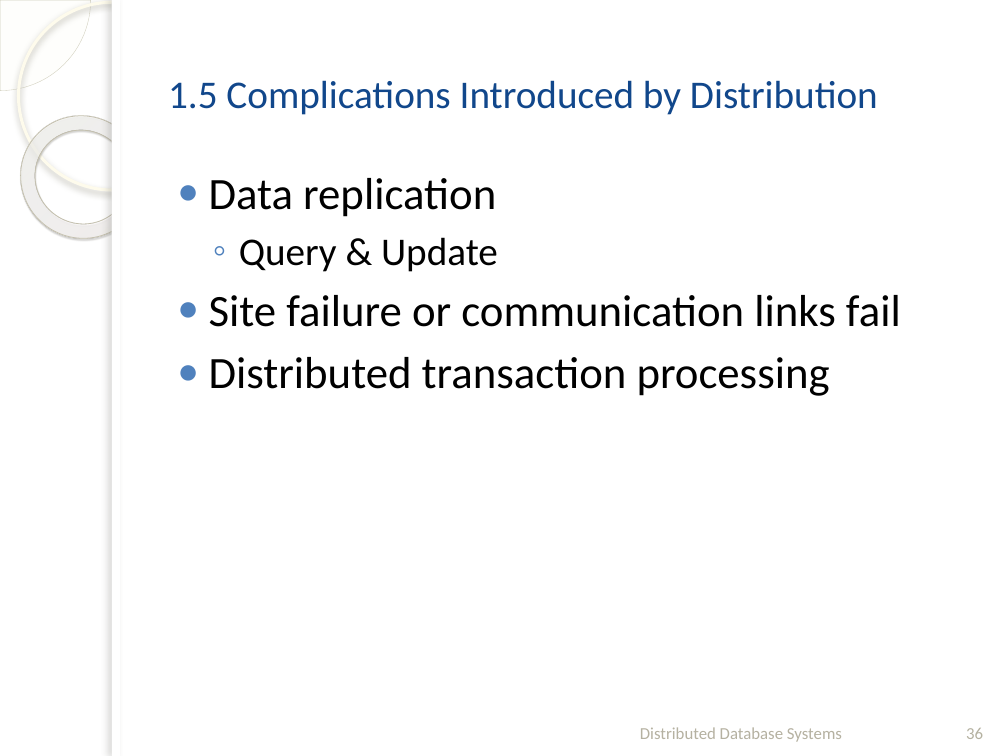
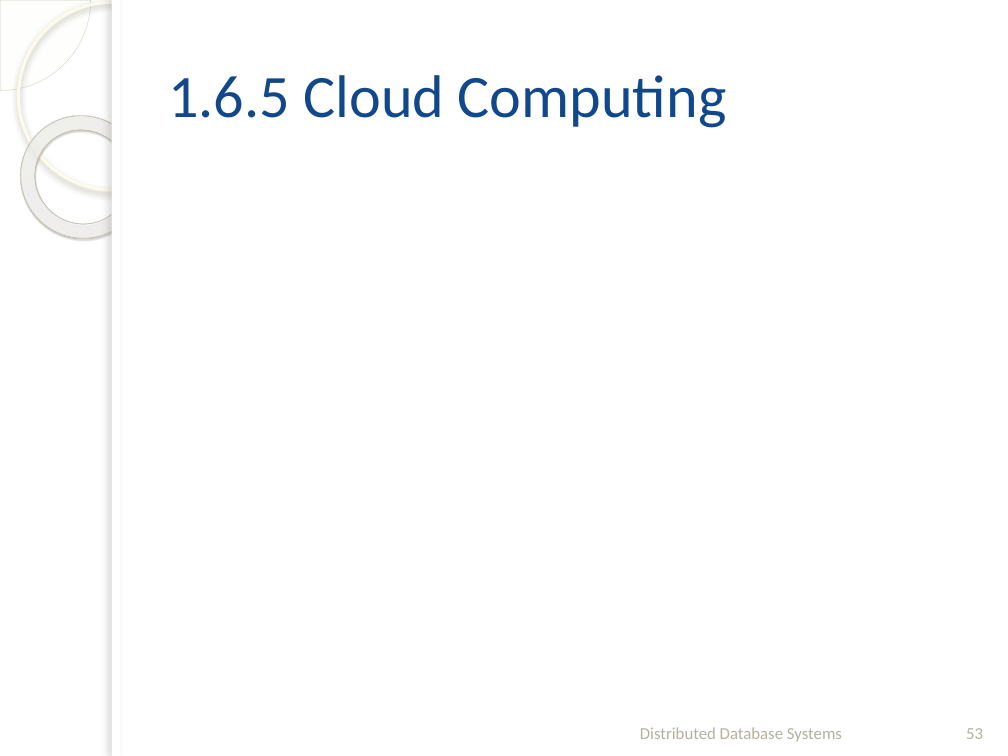
Before and after one commit to fanju1984/ddb, a slide deck: slide 53 of Fall_2020/Slides/01-Introduction.pptx (slide 36 before the commit). Drawn at 1008x756 pixels with LibreOffice and Linux fonts; fonts in the diff are those of the drawing; background and template pictures are left out. Boxes give left, top, right and bottom in pixels: in the first picture for what was removed or moved away, otherwise in the second. Text is boxed around its words. In the diff, an @@ line names an element or a change of style, - is before the commit and + after.

```diff
--- a/Fall_2020/Slides/01-Introduction.pptx
+++ b/Fall_2020/Slides/01-Introduction.pptx
@@ title at (x1=168, y1=75, x2=727, y2=128): text changed; size 28 to 43 pt; text colour #11478B to #11488B @@
-1.5 Complications Introduced by Distribution
+1.6.5 Cloud Computing
@@ text removed at (x1=209, y1=178, x2=901, y2=396) @@
-● Data replication
-  ◦ Query & Update
-● Site failure or communication links fail
-● Distributed transaction processing
@@ page number at (x1=966, y1=728, x2=983, y2=739): text changed @@
-36
+53
```
Also in this commit, not shown: 13 other slides changed, 9 slides added, 7 slides removed, 7 other files.
